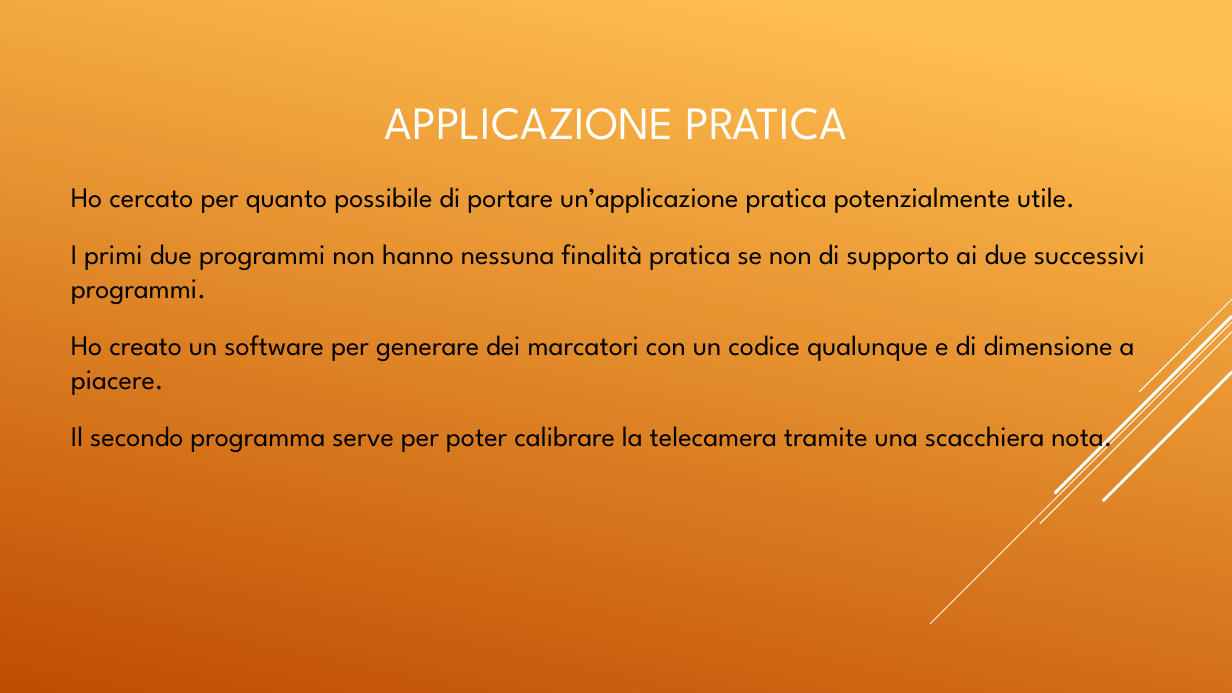
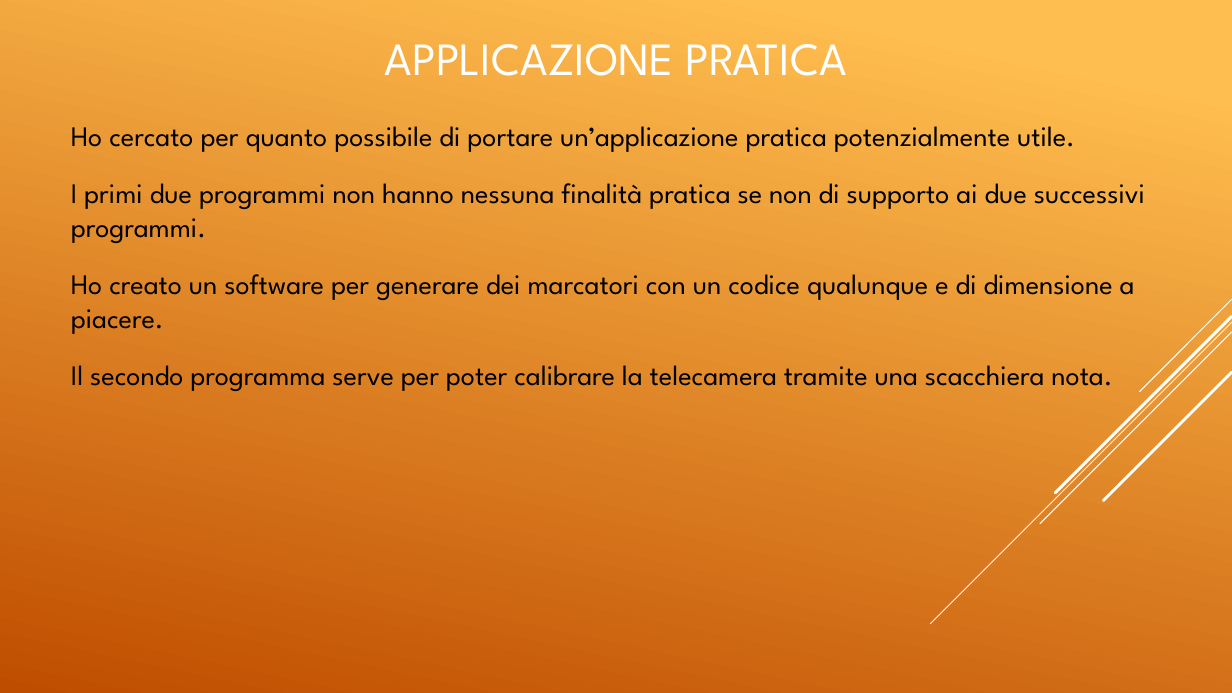
Before and after one commit to elvisdukaj/presentazione, a slide deck: slide 30 of presentazione/Tesina Elvis.pptx. Drawn at 1232x693 pixels with LibreOffice and Linux fonts; fonts in the diff are those of the drawing. Boxes give left, top, right and bottom in pixels: in the first picture for what was removed or moved away, otherwise in the second. Text is boxed around its words. In the diff, an @@ line names an element or a change of style, - is before the commit and + after.

```diff
--- a/presentazione/Tesina Elvis.pptx
+++ b/presentazione/Tesina Elvis.pptx
@@ title "APPLICAZIONE PRATICA": place and size @@
-title "APPLICAZIONE PRATICA" at box(385, 108, 846, 140)
+title "APPLICAZIONE PRATICA" at box(385, 44, 846, 76)
@@ text "Ho cercato per quanto possibile ...": place and size @@
-text "Ho cercato per quanto possibile ..." at box(71, 187, 1145, 455)
+text "Ho cercato per quanto possibile ..." at box(71, 126, 1145, 391)
```
Also in this commit, not shown: 26 other slides changed.
